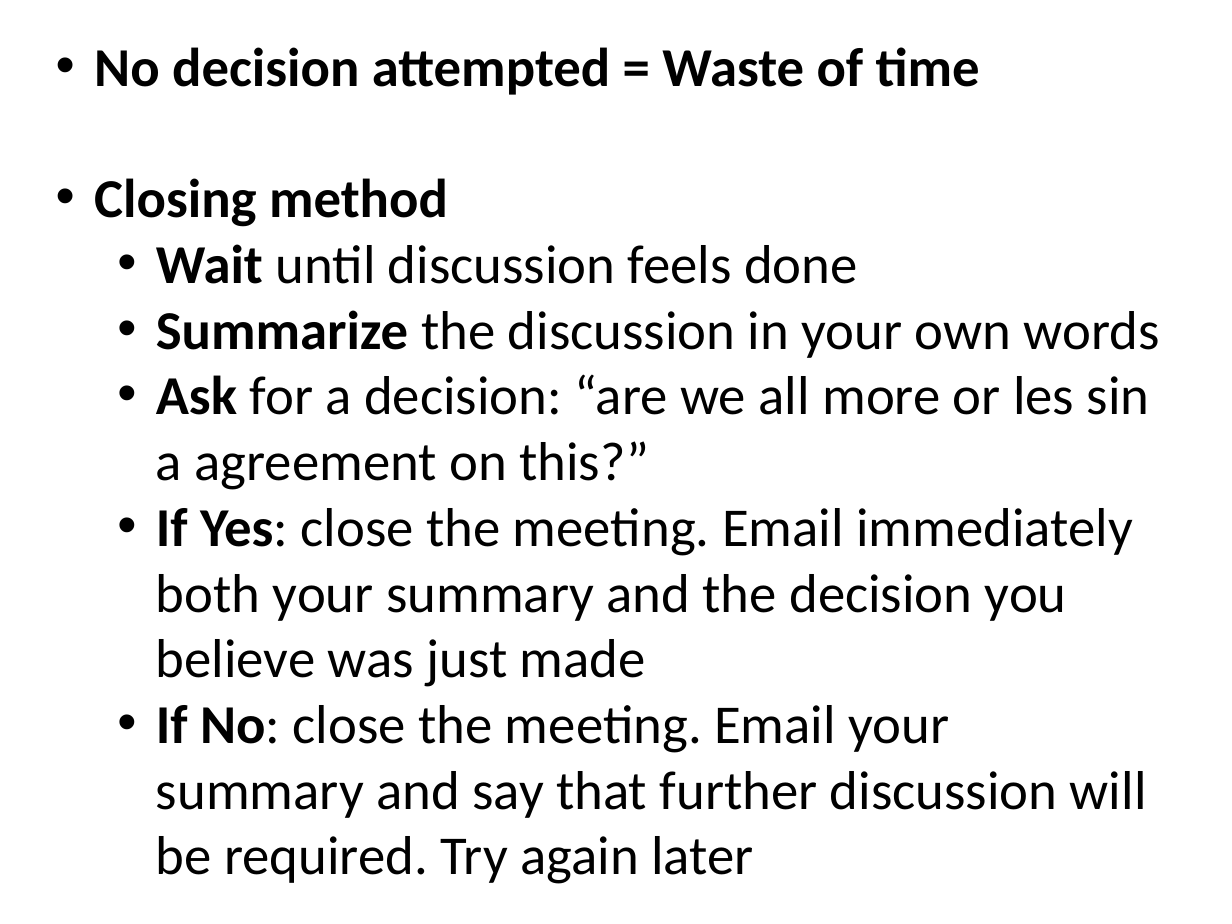
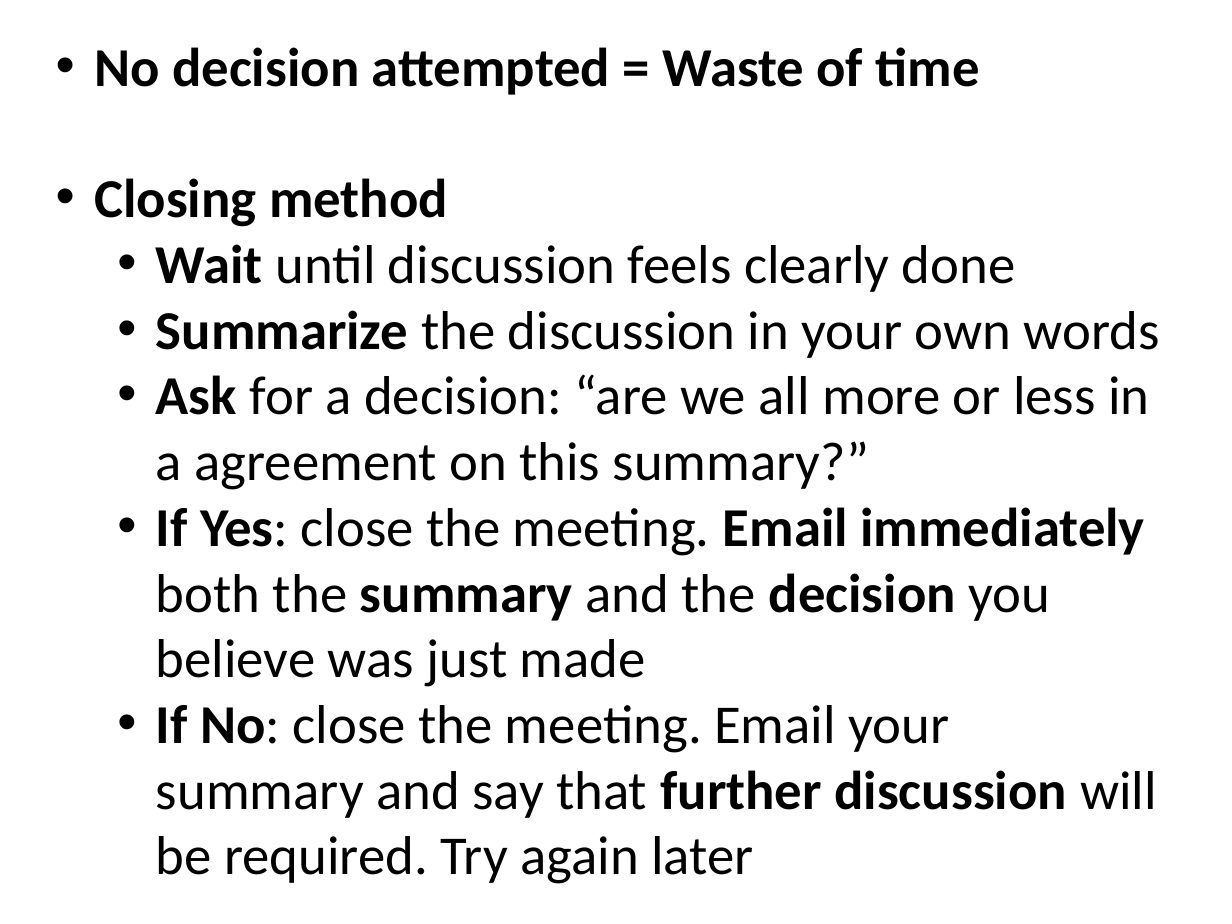
Before and after one commit to pestrela/papers, a slide deck: slide 13 of 4_Innovation/source/YAPP_about_less_powerpoint.pptx. Drawn at 1232x924 pixels with LibreOffice and Linux fonts; fonts in the diff are those of the drawing. Boxes give left, top, right and bottom in pixels: in the first picture for what was removed or moved away, otherwise in the second. Text is boxed around its words. In the diff, an @@ line names an element or a change of style, - is before the commit and + after.

```diff
--- a/4_Innovation/source/YAPP_about_less_powerpoint.pptx
+++ b/4_Innovation/source/YAPP_about_less_powerpoint.pptx
@@ text at (x1=156, y1=244, x2=1016, y2=292): text changed @@
-  • Wait until discussion feels done
+  • Wait until discussion feels clearly done
@@ text at (x1=156, y1=374, x2=1149, y2=687): text changed @@
-  • Ask for a decision: “are we all more or les sin a agreement on this?”
-  • If Yes: close the meeting. Email immediately both your summary and the decision you believe was just made
+  • Ask for a decision: “are we all more or less in a agreement on this summary?”
+  • If Yes: close the meeting. Email immediately both the summary and the decision you believe was just made
@@ text at (x1=156, y1=705, x2=1157, y2=884): bold on in "further discussion" @@
```
Also in this commit, not shown: 6 other slides changed, 1 other file.
